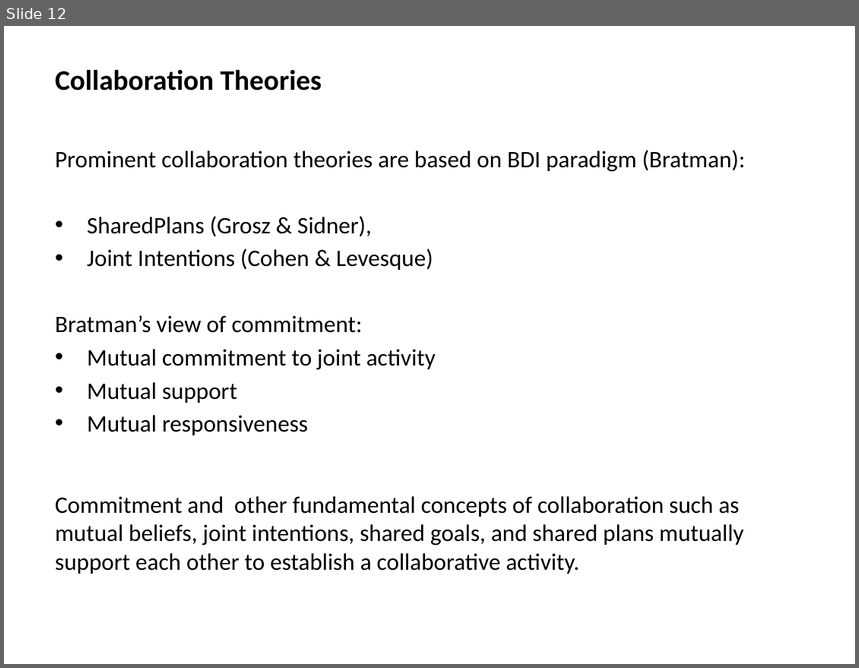
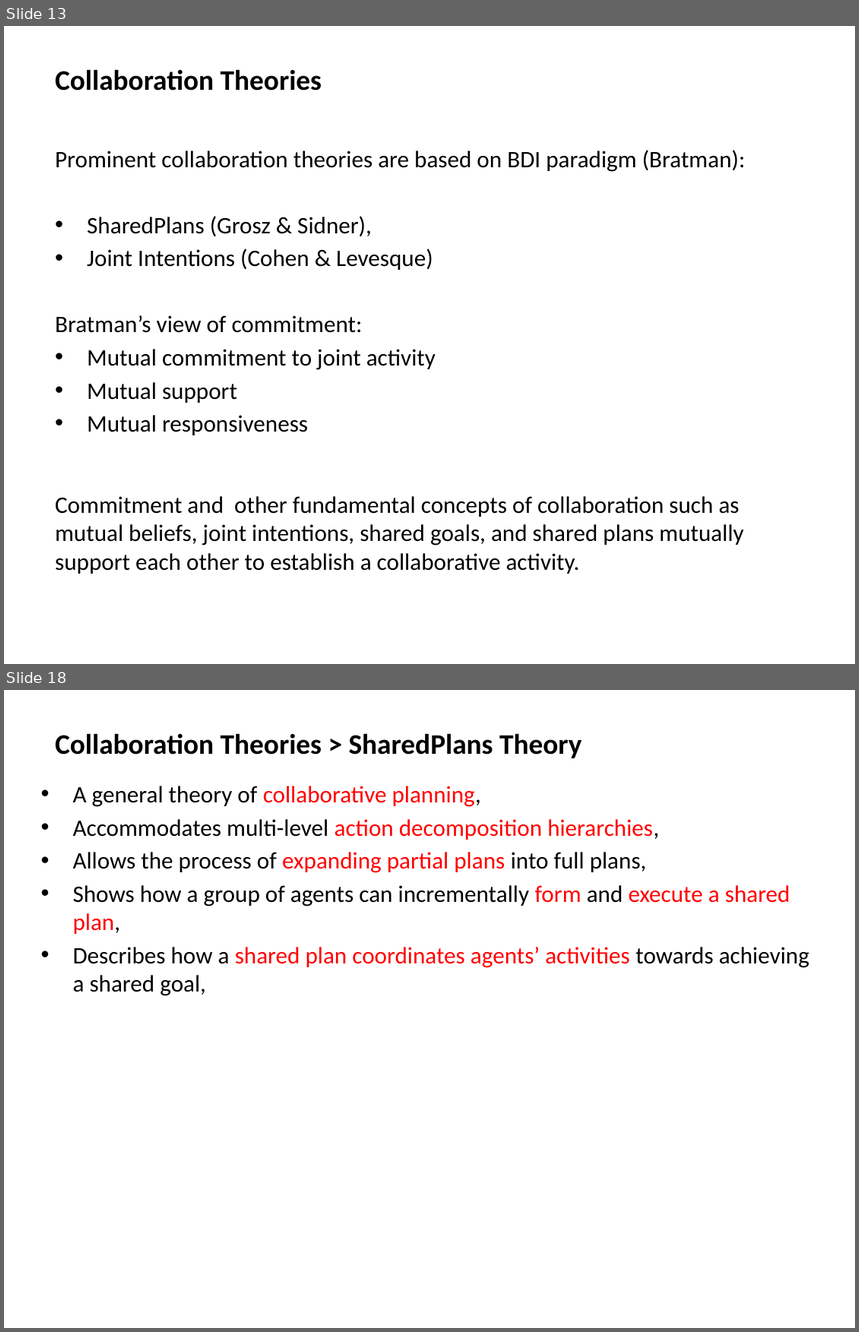
Before and after one commit to mshayganfar/CompExam1, a slide deck: presentation/PhD-comprehensive-exam.pptx. Shown one above the other, each under a label of ours: slide 12 before the commit, slides 13 and 18 after it; the slides between them are not shown. The pictures are 859x668 and 859x1332 pixels, drawn with LibreOffice and Linux fonts; fonts in the diff are those of the drawing. Boxes give left, top, right and bottom in pixels: in the first picture for what was removed or moved away, otherwise in the second. Text is boxed around its words. In the diff, an @@ line names an element or a change of style, - is before the commit and + after.

Commit message:
SharedPlans Theory
Finished SharedPlans theory.

```diff
--- a/presentation/PhD-comprehensive-exam.pptx
+++ b/presentation/PhD-comprehensive-exam.pptx
@@ slide 18 added at (4, 690, 855, 1328), background #FFFFFF @@
@@ text added at (55, 733, 582, 758), 24 pt, text #000000, bold @@
+Collaboration Theories > SharedPlans Theory
@@ text added at (73, 786, 810, 996), 20 pt, text #000000 @@
+• A general theory of collaborative planning,
+• Accommodates multi-level action decomposition hierarchies,
+• Allows the process of expanding partial plans into full plans,
+• Shows how a group of agents can incrementally form and execute a shared plan,
+• Describes how a shared plan coordinates agents’ activities towards achieving a shared goal,
@@ what was slide 12 is now slide 13 @@
```
Also in this commit, not shown: 1 slide changed, 35 other slides added.
